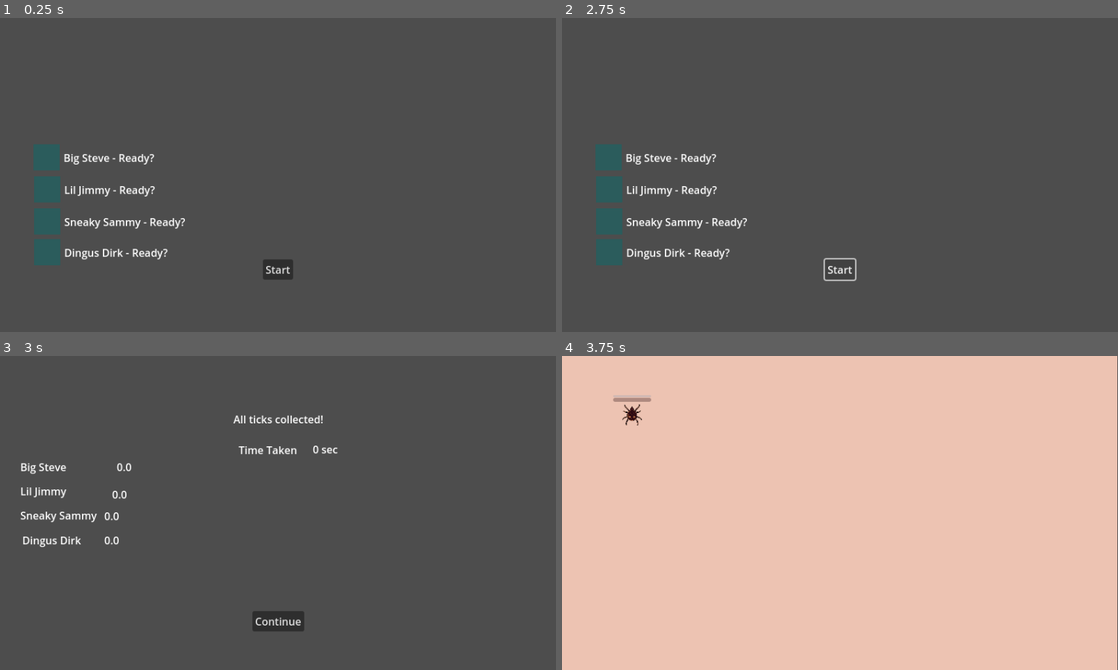
Above: before the commit, frames 1-4 (two rows, left to right).
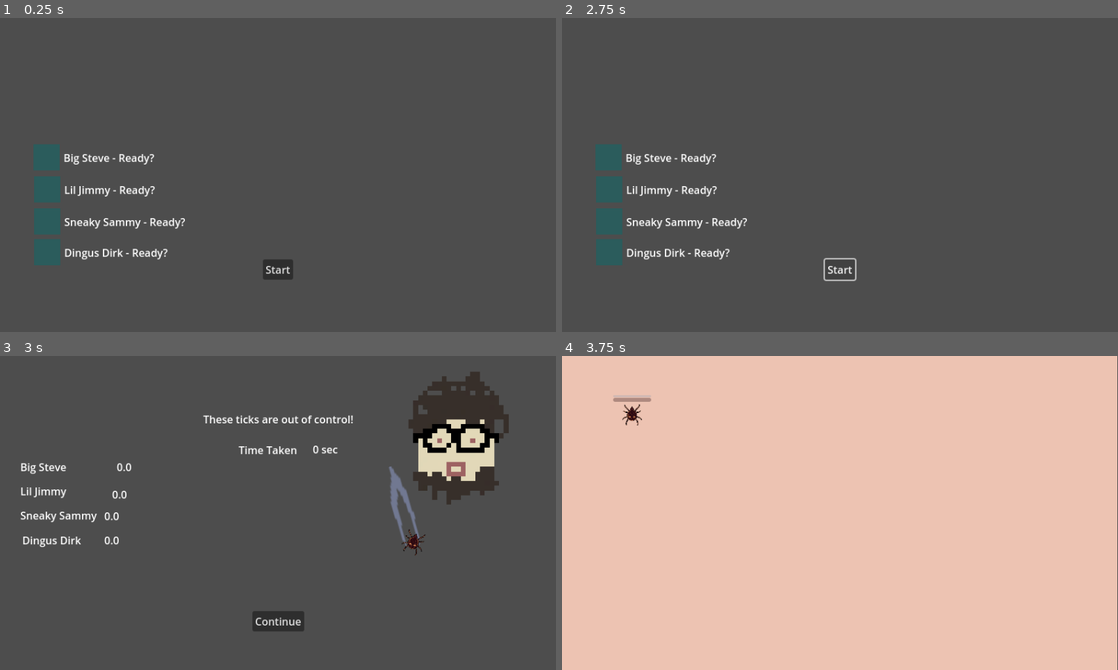
Above: after the commit, the same moments.

Repository: Topech/tick-souls
Game: Godot game, scene res://main_scene.tscn
The game is run twice, just before and just after one commit, with the same random seed, the same clock (stepped at 60 frames per second) and the same inputs.
Inputs:
- Up to frame 1 (0.25 s): no input
- Up to frame 2 (2.75 s): click "Start" at 0.5 s; click "Start" at 1.25 s; click "Start" at 2 s
- Up to frame 3 (3 s): tap Enter (ui_accept) at 2.75 s; hold P from 2.78 s (still down)
- Up to frame 4 (3.75 s): tap Enter (ui_accept) at 3.02 s; release P at 3.5 s; click "Continue" at 3.5 s

Frames 1-2 are identical in both runs. In frame 3, 5.9% of the frame differs, in the area x 36-92%, y 5-64%; in frame 4, nothing differs.

Commit message:
xavs face

Diff:
--- a/root_scenes/round/round_leaderboard.tscn
+++ b/root_scenes/round/round_leaderboard.tscn
@@ -1,7 +1,17 @@
-[gd_scene load_steps=3 format=3 uid="uid://b3k2unjn7lu28"]
+[gd_scene load_steps=8 format=3 uid="uid://b3k2unjn7lu28"]
 
 [ext_resource type="PackedScene" uid="uid://b04w04pjffg0j" path="res://ui/continue_button.tscn" id="1_100ng"]
 [ext_resource type="Script" uid="uid://bn1o76je6kiyr" path="res://root_scenes/round/round_leaderboard.gd" id="1_ihch3"]
+[ext_resource type="Texture2D" uid="uid://cmxu2vbip0up3" path="res://assets/XavFace_spritesheet.png" id="3_6aps1"]
+[ext_resource type="Texture2D" uid="uid://6a8j8gtooog3" path="res://assets/tweezer_spritesheet.png" id="4_ebycm"]
+[ext_resource type="Texture2D" uid="uid://b8ixsh1x6qjjl" path="res://assets/Kanagroo Tick-1.png" id="5_7qp8f"]
+
+[sub_resource type="AtlasTexture" id="AtlasTexture_kuf4k"]
+atlas = ExtResource("3_6aps1")
+region = Rect2(0, 0, 32, 64)
+
+[sub_resource type="AtlasTexture" id="AtlasTexture_o5cg6"]
+atlas = ExtResource("4_ebycm")
 
 [node name="RoundLeaderboard" type="Control"]
 layout_mode = 3
@@ -25,7 +35,7 @@
 offset_bottom = -132.0
 grow_horizontal = 2
 grow_vertical = 2
-text = "All ticks collected!"
+text = "These ticks are out of control!"
 
 [node name="ContinueButton" parent="." instance=ExtResource("1_100ng")]
 layout_mode = 1
@@ -106,4 +116,25 @@
 offset_bottom = 22.0
 text = "0"
 
+[node name="XavFaceSprite" type="Sprite2D" parent="."]
+texture_filter = 1
+position = Vector2(702.93, 140.25)
+scale = Vector2(7.26562, 7.26562)
+texture = SubResource("AtlasTexture_kuf4k")
+vframes = 2
+frame = 1
+
+[node name="TweezerSprite" type="Sprite2D" parent="."]
+position = Vector2(615.93, 229.25)
+rotation = -0.272879
+scale = Vector2(2, 3.96875)
+texture = SubResource("AtlasTexture_o5cg6")
+vframes = 2
+
+[node name="TickSprite" type="Sprite2D" parent="."]
+position = Vector2(629.93, 287.25)
+rotation = 0.335486
+scale = Vector2(0.570312, 0.570312)
+texture = ExtResource("5_7qp8f")
+
 [connection signal="pressed" from="ContinueButton" to="." method="_on_continue_button_pressed"]
Binary file added: assets/XavFace_spritesheet.png
Not shown, added: assets/XavFace_spritesheet.png.import
